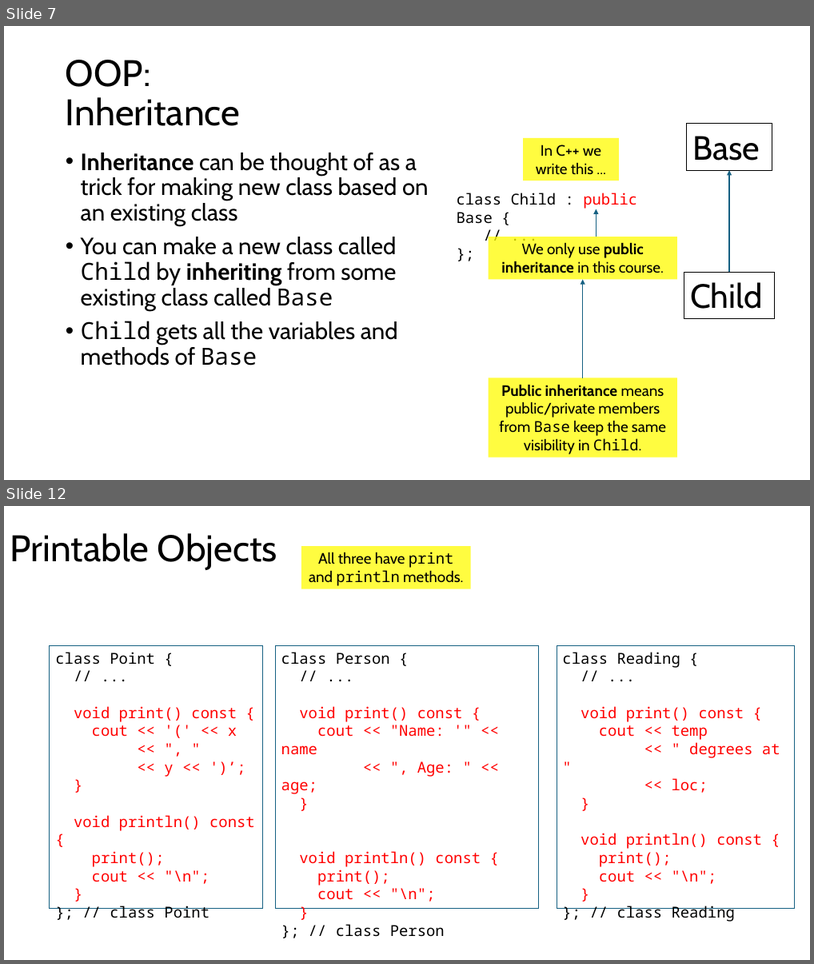
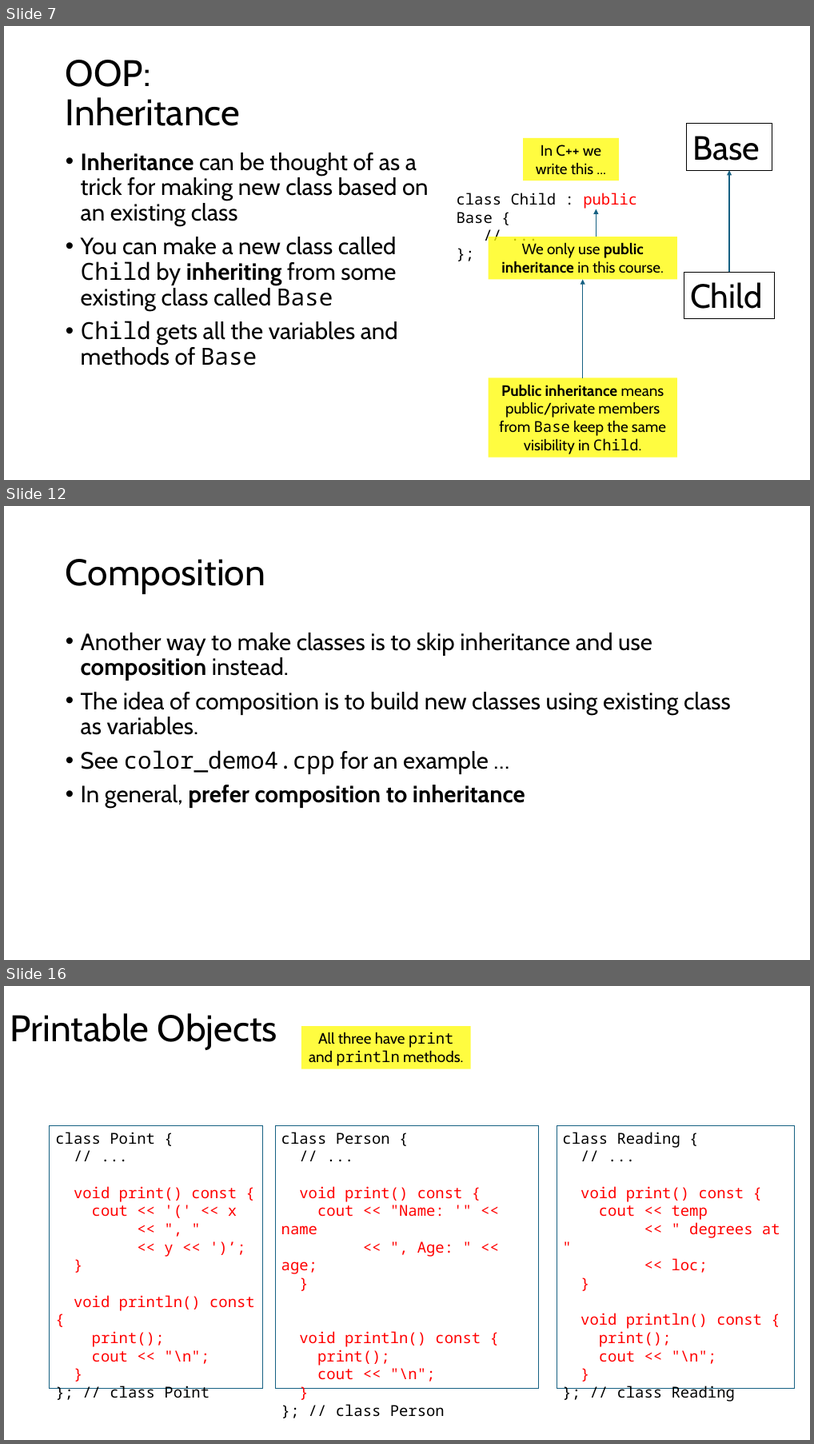
Before and after one commit to tjd1234/cmpt125spring2026, a slide deck: notes/week6/week6.pptx. Shown one above the other, each under a label of ours: slides 7 and 12 before the commit, slides 7, 12 and 16 after it; the slides between them are not shown. The pictures are 814x964 and 814x1444 pixels, drawn with LibreOffice and Linux fonts; fonts in the diff are those of the drawing. Boxes give left, top, right and bottom in pixels: in the first picture for what was removed or moved away, otherwise in the second. Text is boxed around its words. In the diff, an @@ line names an element or a change of style, - is before the commit and + after.

```diff
--- a/notes/week6/week6.pptx
+++ b/notes/week6/week6.pptx
@@ slide 12 added at (x1=4, y1=506, x2=810, y2=960), background #FFFFFF @@
@@ title added at (x1=66, y1=559, x2=266, y2=594), 44 pt, text #000000 @@
+Composition
@@ text added at (x1=81, y1=632, x2=731, y2=808), 28 pt, text #000000 @@
+• Another way to make classes is to skip inheritance and use composition instead.
+• The idea of composition is to build new classes using existing class as variables.
+• See color_demo4.cpp for an example …
+• In general, prefer composition to inheritance
@@ what was slide 12 is now slide 16 @@
```
Also in this commit, not shown: 9 slides changed, 3 other slides added, 12 other files.
